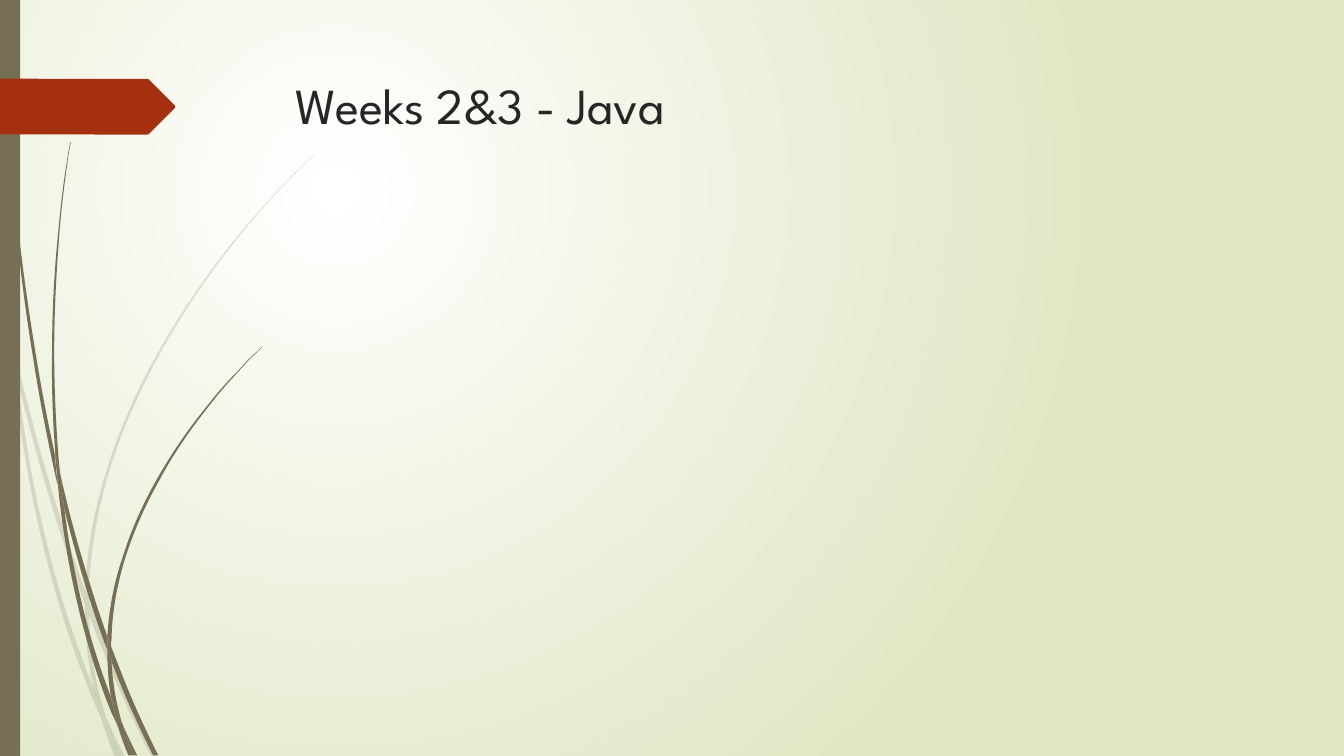
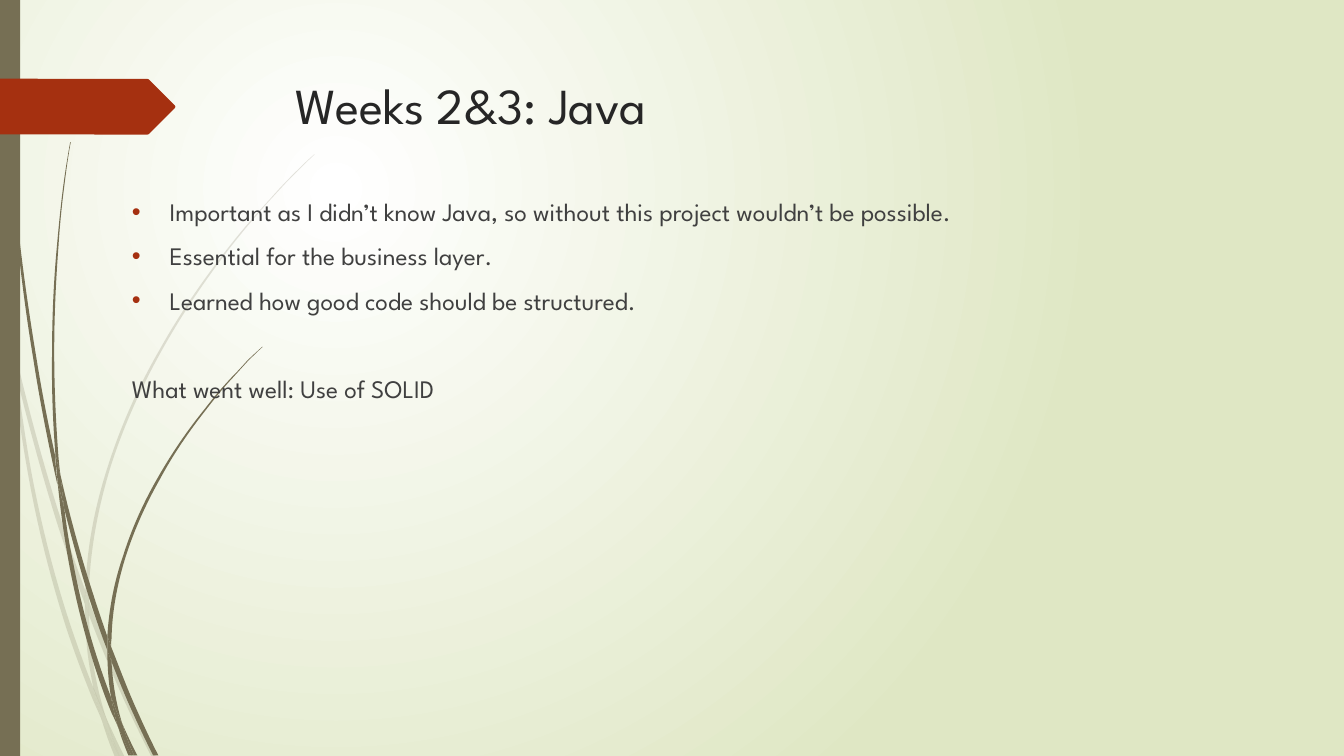
Before and after one commit to RM147/StoryGen, a slide deck: slide 7 of Project Presentation.pptx (slide 6 before the commit). Drawn at 1344x756 pixels with LibreOffice and Linux fonts; fonts in the diff are those of the drawing. Boxes give left, top, right and bottom in pixels: in the first picture for what was removed or moved away, otherwise in the second. Text is boxed around its words. In the diff, an @@ line names an element or a change of style, - is before the commit and + after.

```diff
--- a/Project Presentation.pptx
+++ b/Project Presentation.pptx
@@ title at box(296, 89, 646, 125): text changed @@
-Weeks 2&3 - Java
+Weeks 2&3: Java
@@ text added at box(132, 203, 951, 407), 18 pt, text #404040 @@
+• Important as I didn’t know Java, so without this project wouldn’t be possible.
+• Essential for the business layer.
+• Learned how good code should be structured.
+What went well: Use of SOLID
```
Also in this commit, not shown: 7 other slides changed, 4 slides added, 2 slides removed.
